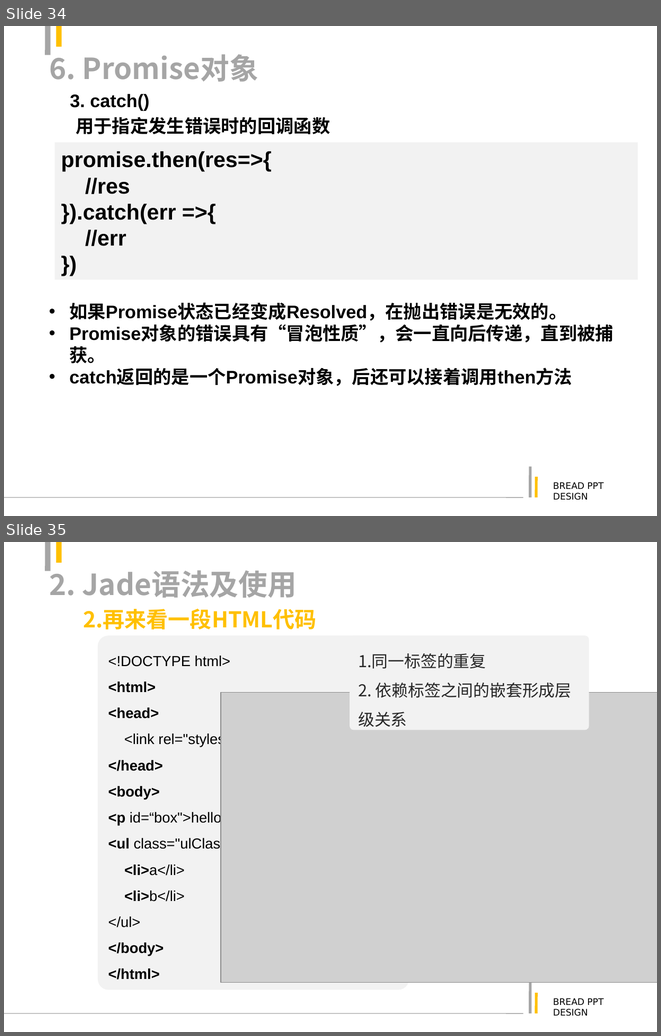
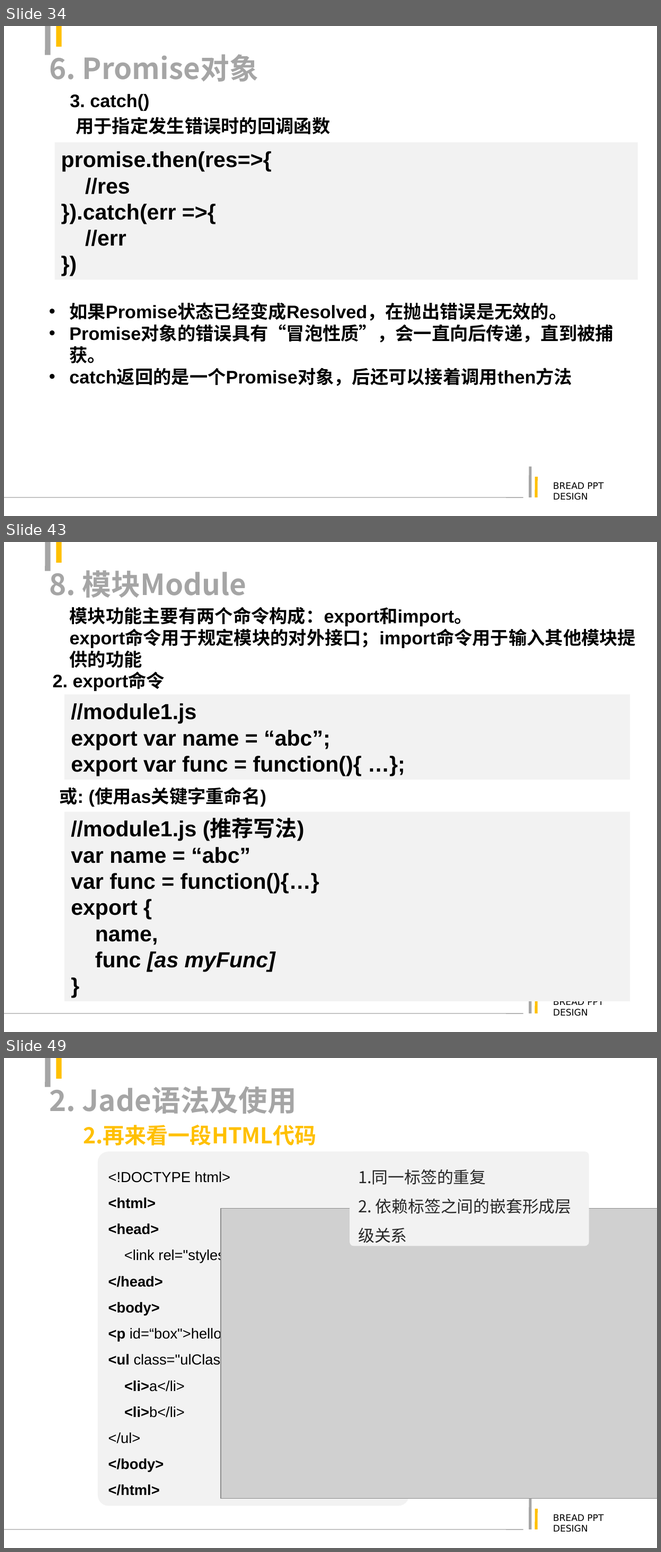
Before and after one commit to justforuse/psae-es6, a slide deck: es6.ppt. Shown one above the other, each under a label of ours: slides 34 and 35 before the commit, slides 34, 43 and 49 after it; the slides between them are not shown. The pictures are 661x1036 and 661x1552 pixels, drawn with LibreOffice and Linux fonts; fonts in the diff are those of the drawing; grey boxes stand for pictures. Boxes give left, top, right and bottom in pixels: in the first picture for what was removed or moved away, otherwise in the second. Text is boxed around its words. In the diff, an @@ line names an element or a change of style, - is before the commit and + after.

```diff
--- a/es6.ppt
+++ b/es6.ppt
@@ slide 43 added at (4, 542, 657, 1032), background #FFFFFF; not listed: 6 template elements that a slide beside it also shows @@
@@ title added at (49, 565, 247, 598), 32 pt, text #A5A5A5, bold @@
+8. 模块Module
@@ text added at (70, 607, 636, 647), 20 pt, text #000000, bold @@
+模块功能主要有两个命令构成：export和import。
+export命令用于规定模块的对外接口；import命令用于输入其他模块提供的功能
@@ text added at (53, 672, 165, 690), 20 pt, text #000000, bold @@
+2. export命令
@@ rectangle added at (65, 694, 630, 779), fill #F2F2F2, 24 pt, text #000000, bold @@
+//module1.js
+export var name = “abc”;
+export var func = function(){ …};
@@ text added at (59, 787, 266, 806), 20 pt, text #000000, bold @@
+或: (使用as关键字重命名)
@@ rectangle added at (65, 812, 630, 1001), fill #F2F2F2, 24 pt, text #000000, bold @@
+//module1.js (推荐写法)
+var name = “abc”
+var func = function(){…}
+export {
+name,
+func [as myFunc]
+}
@@ what was slide 35 is now slide 49 @@
```
Also in this commit, not shown: 3 slides changed, 13 other slides added, 5 other files.
